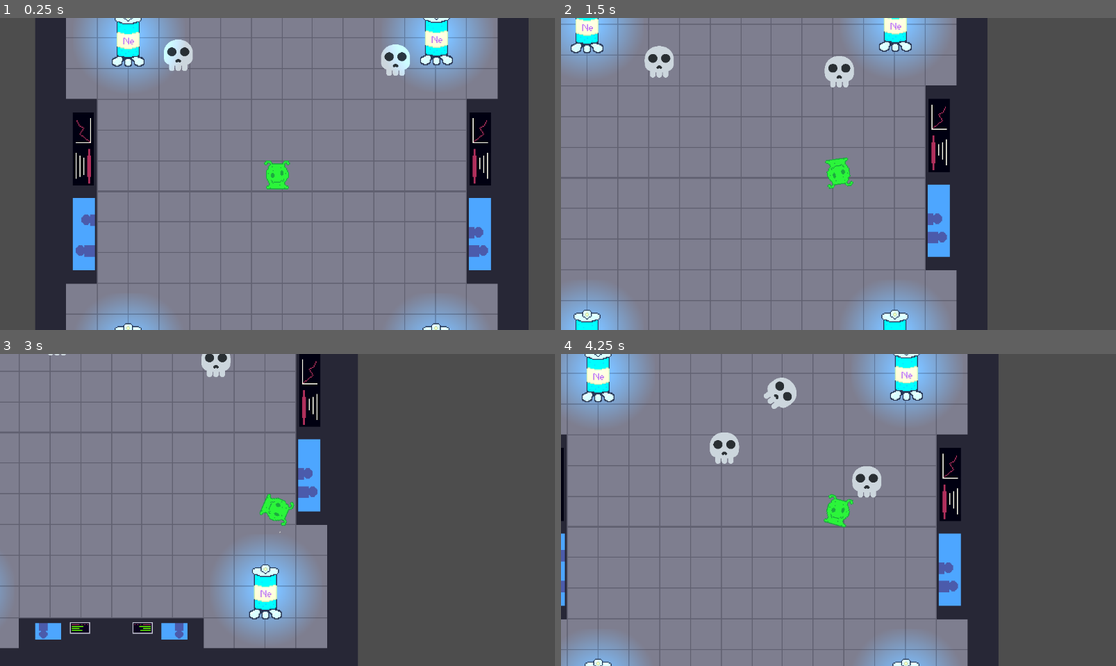
Above: before the commit, frames 1-4 (two rows, left to right).
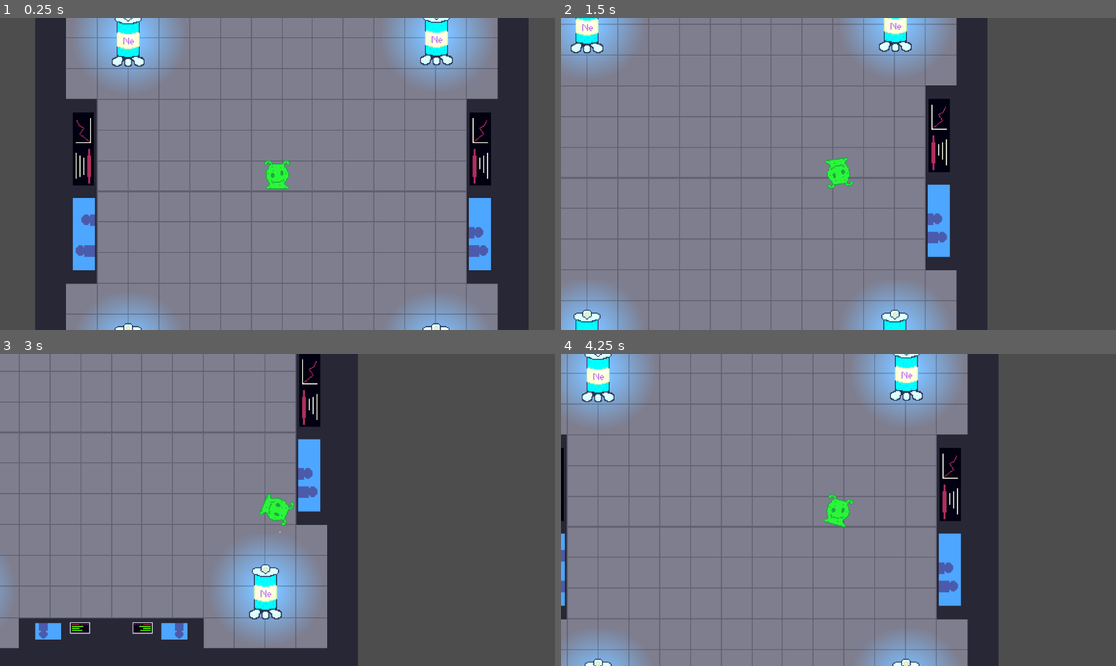
Above: after the commit, the same moments.

Repository: ACM-Game-Dev/FullyhacksSpring2024
Game: Godot game, scene res://map.tscn
Two runs of this game, one before a commit and one after it. Both use one fixed random seed, a clock stepped at 60 frames per second and the inputs below.
Inputs (mouse positions are in pixels of both pictures, inside the frame that each line leads up to):
- Up to frame 1 (0.25 s): no input
- Up to frame 2 (1.5 s): move the mouse to (960, 158) at 0.52 s; hold Right (ui_right) 0.53-1.28 s; click (960, 158) at 0.67 s; move the mouse to (727, 189) at 1.27 s; hold Down (ui_down) from 1.28 s (still down)
- Up to frame 3 (3 s): move the mouse to (333, 441) at 2.02 s; release Down (ui_down) at 2.03 s; hold Right (ui_right) 2.03-2.78 s; move the mouse to (249, 572) at 2.77 s; hold Up (ui_up) from 2.78 s (still down); click (249, 572) at 2.92 s
- Up to frame 4 (4.25 s): move the mouse to (1005, 556) at 3.52 s; release Up (ui_up) at 3.53 s; hold Left (ui_left) from 3.53 s (still down)

The runs differ from the first frame. In frame 1, 0.8% of the frame differs, in the area x 29-74%, y 6-19%; in frame 2, 0.8%; in frame 3, 0.3%; in frame 4, 1.3%, in the area x 26-58%, y 7-47%.

Commit message:
Removed mobs from map I had for testing, oops

Diff:
--- a/FullyHacks/map.tscn
+++ b/FullyHacks/map.tscn
@@ -1,12 +1,9 @@
-[gd_scene load_steps=10 format=3 uid="uid://bkk3uhvumqs3t"]
+[gd_scene load_steps=7 format=3 uid="uid://bkk3uhvumqs3t"]
 
 [ext_resource type="Script" path="res://GameManager.gd" id="1_ty2ar"]
 [ext_resource type="PackedScene" uid="uid://cmsssbsoe6chl" path="res://Character/player.tscn" id="1_uajbq"]
 [ext_resource type="PackedScene" uid="uid://dx1lwwrqt5a4k" path="res://spire.tscn" id="2_yeweq"]
 [ext_resource type="Texture2D" uid="uid://hcltwokxstf4" path="res://Art/map.png" id="4_4x3vx"]
-[ext_resource type="PackedScene" uid="uid://qr8b2k8jlhb3" path="res://MrSuck.tscn" id="5_d8wmm"]
-[ext_resource type="PackedScene" uid="uid://dnxmeb0se2fbr" path="res://Melee.tscn" id="5_p1883"]
-[ext_resource type="PackedScene" uid="uid://bibxc03qearqg" path="res://Ranged.tscn" id="6_lvywd"]
 
 [sub_resource type="RectangleShape2D" id="RectangleShape2D_khguq"]
 size = Vector2(19.25, 21)
@@ -229,18 +226,6 @@
 
 [node name="Node" type="Node" parent="TimeIncrement"]
 
-[node name="Melee" parent="." instance=ExtResource("5_p1883")]
-position = Vector2(-226, -267)
-
-[node name="MrSuck" parent="." instance=ExtResource("5_d8wmm")]
-position = Vector2(-36, -555)
-
-[node name="Ranged" parent="." instance=ExtResource("6_lvywd")]
-position = Vector2(-17, -425)
-
-[node name="Melee2" parent="." instance=ExtResource("5_p1883")]
-position = Vector2(242, -256)
-
 [node name="Spires" type="Node2D" parent="."]
 unique_name_in_owner = true
 
